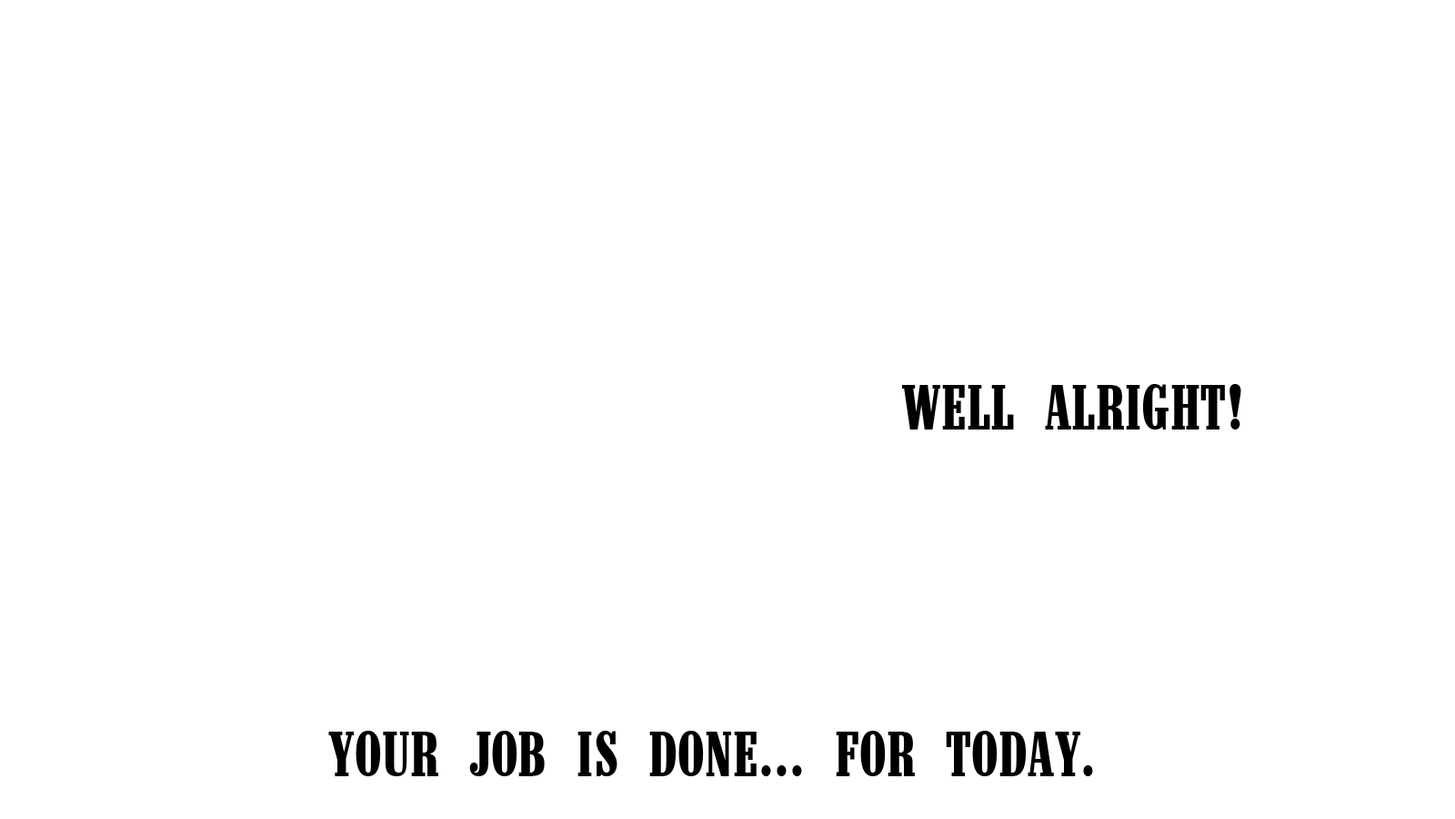
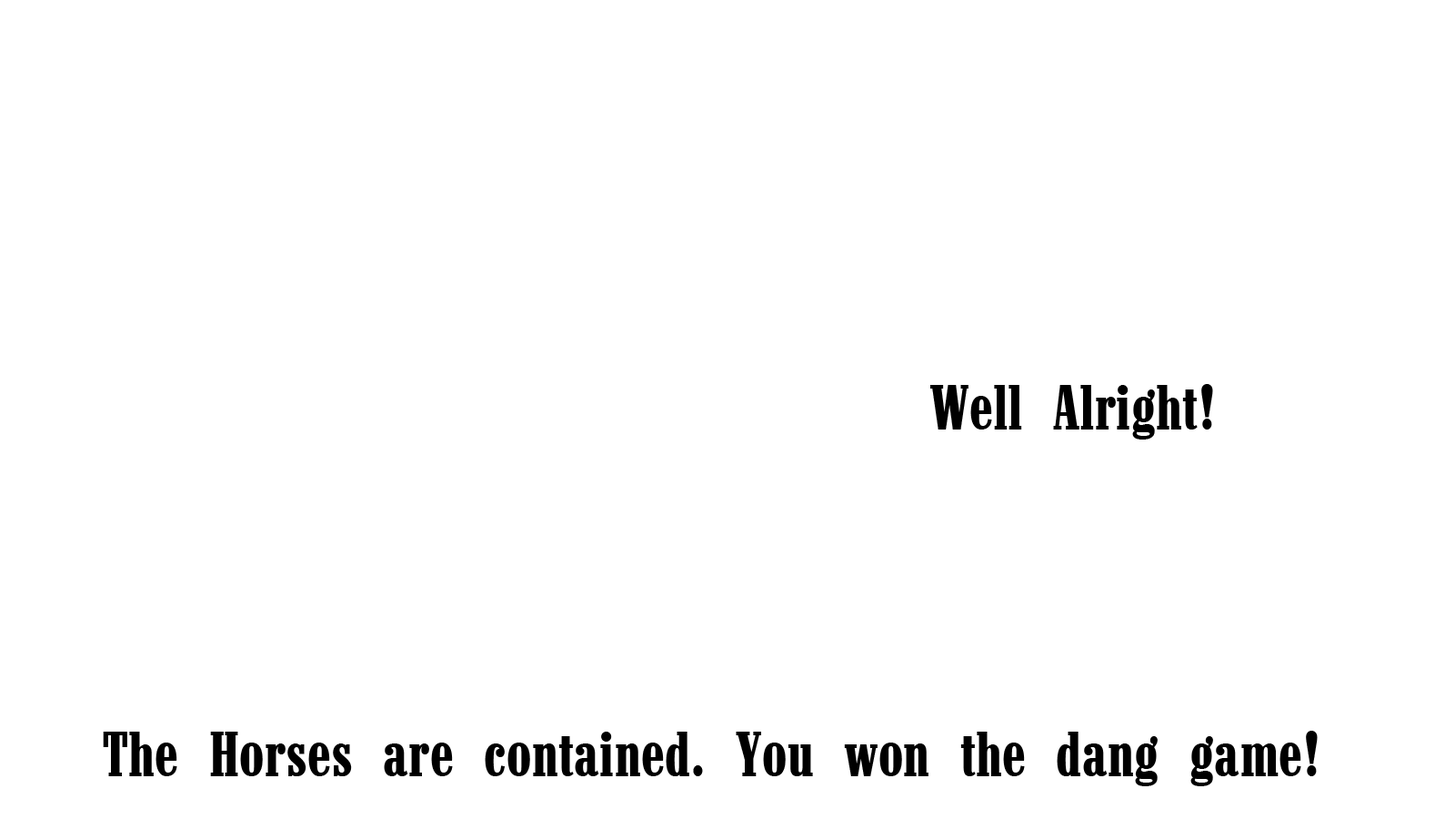
Two versions of the same layered image (1455×819). Layer-by-layer changes:
renamed "YOUR JOB IS DONE... FOR TODAY." to "The Horses are contained. You won the dang game!", painted on it over [left=102, top=730, right=1318, bottom=786]
renamed "WELL ALRIGHT!" to "Well Alright!", painted on it over [left=902, top=383, right=1242, bottom=440]
